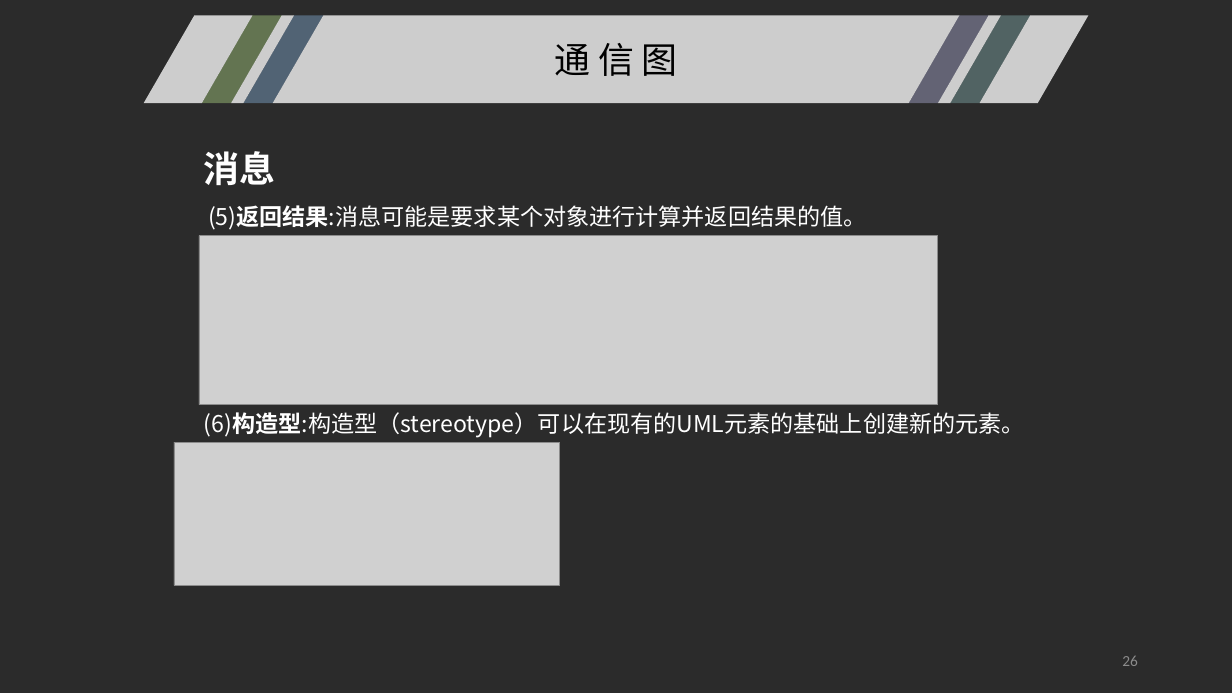
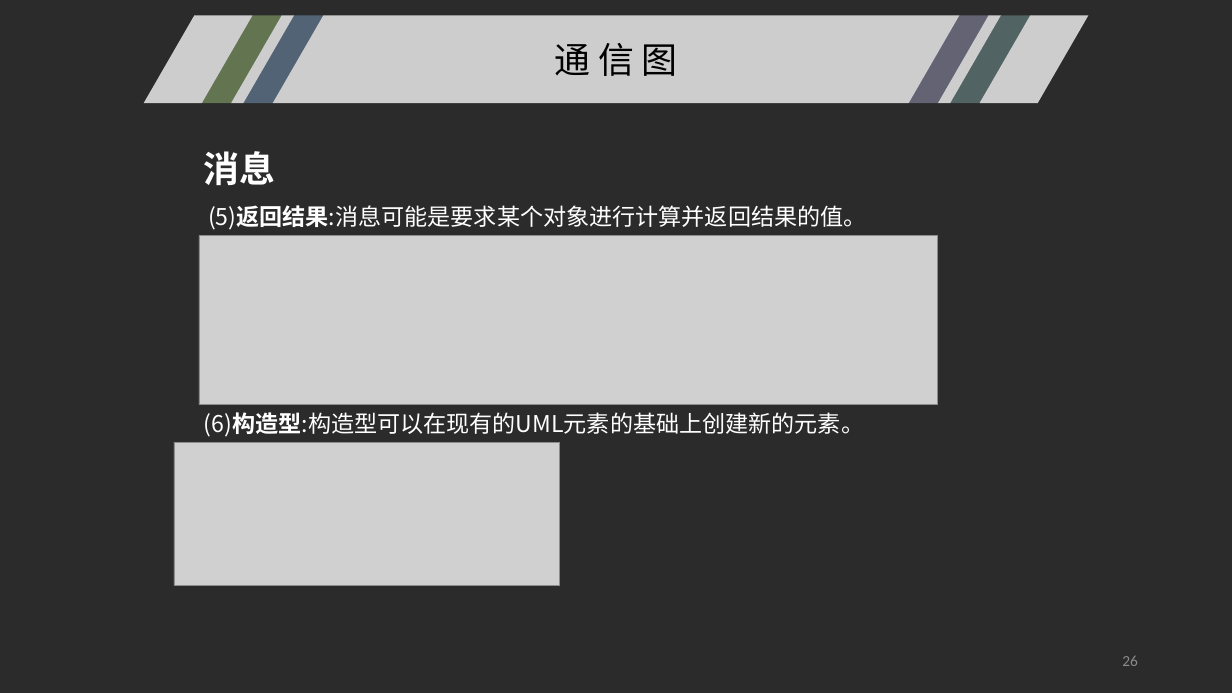
Before and after one commit to SoftwareRequirtmentsG02/Document, a slide deck: slide 26 of PPT/UML/UML基础I.pptx. Drawn at 1232x693 pixels with LibreOffice and Linux fonts; fonts in the diff are those of the drawing; grey boxes stand for pictures; background and template pictures are left out; a plain dark background stands for a picture behind light text. Boxes give left, top, right and bottom in pixels: in the first picture for what was removed or moved away, otherwise in the second. Text is boxed around its words. In the diff, an @@ line names an element or a change of style, - is before the commit and + after.

```diff
--- a/PPT/UML/UML基础I.pptx
+++ b/PPT/UML/UML基础I.pptx
@@ text at (204,412,864,437): text changed @@
-(6)构造型:构造型（stereotype）可以在现有的UML元素的基础上创建新的元素。
+(6)构造型:构造型可以在现有的UML元素的基础上创建新的元素。
```
Also in this commit, not shown: 8 other slides changed.
